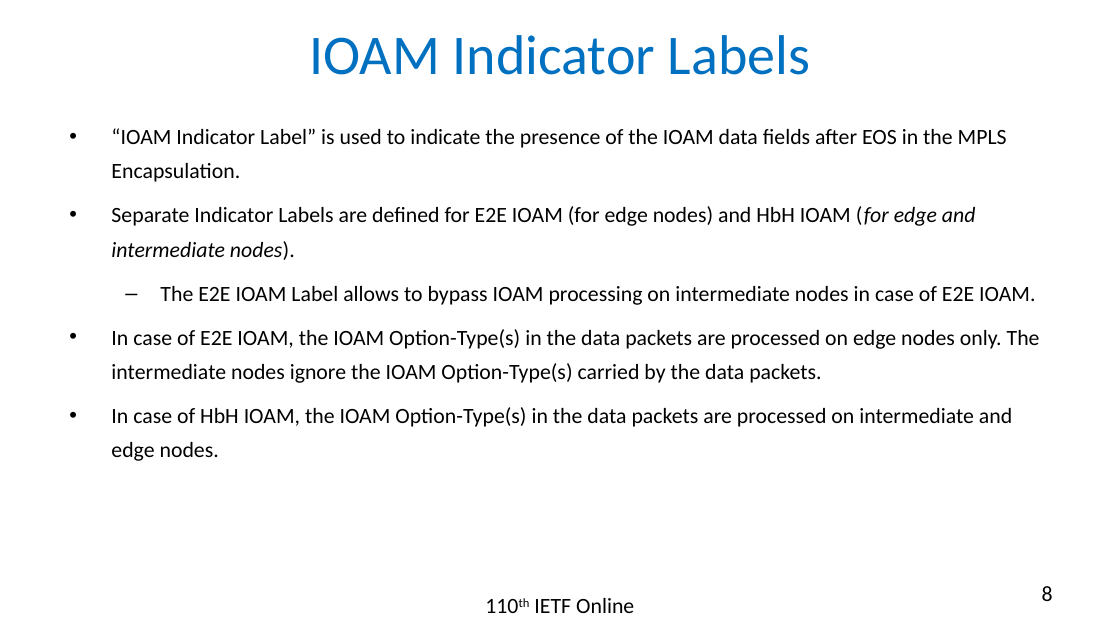
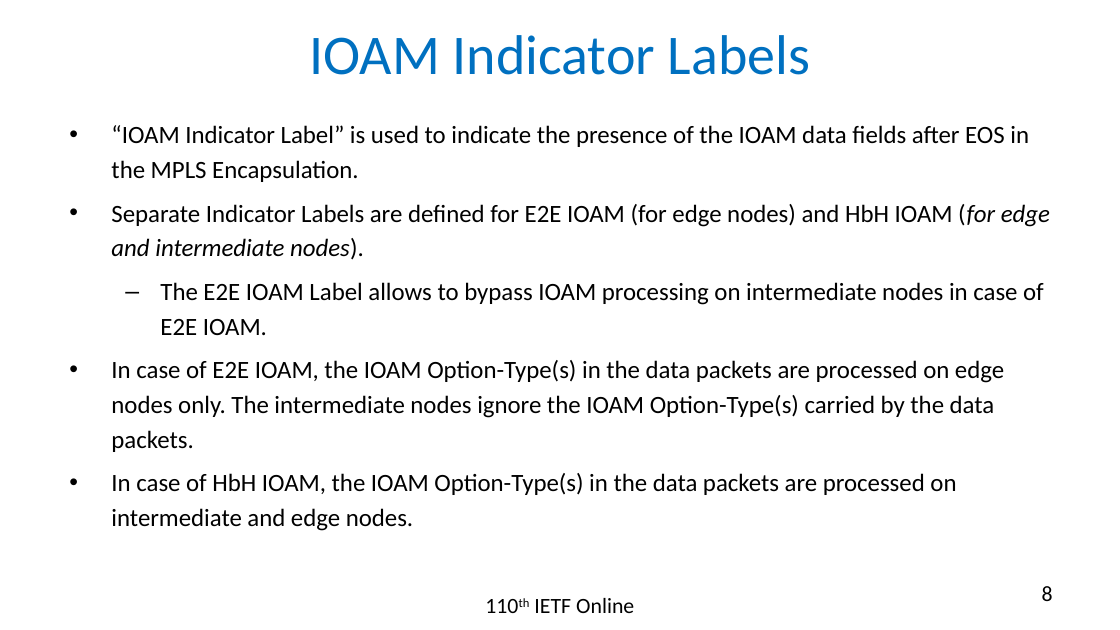
Before and after one commit to rakgandhi/ietf-slides, a slide deck: slide 8 of draft-gandhi-mpls-ioam-sr-06.pptx. Drawn at 1120x630 pixels with LibreOffice and Linux fonts; fonts in the diff are those of the drawing. Boxes give left, top, right and bottom in pixels: in the first picture for what was removed or moved away, otherwise in the second. Text is boxed around its words. In the diff, an @@ line names an element or a change of style, - is before the commit and + after.

```diff
--- a/draft-gandhi-mpls-ioam-sr-06.pptx
+++ b/draft-gandhi-mpls-ioam-sr-06.pptx
@@ text "“IOAM Indicator Label” is used ..." at [111,125,1050,531]: size 14 to 16 pt @@
```
Also in this commit, not shown: 3 other slides changed, 1 other file.
